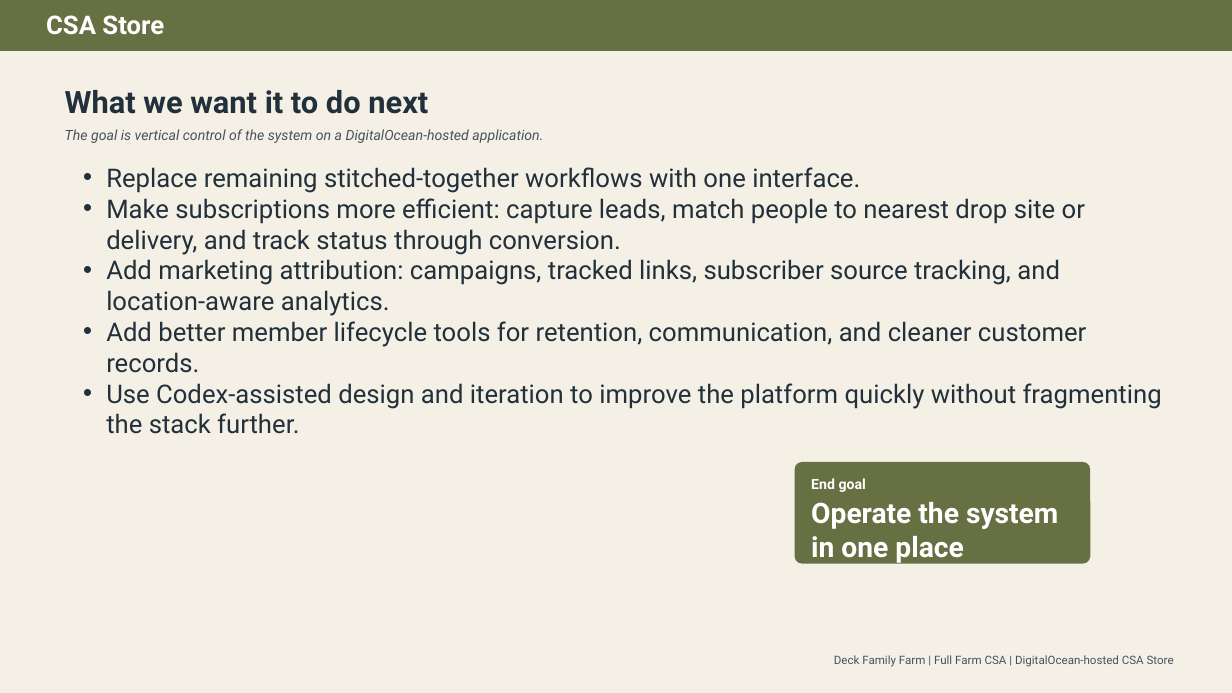
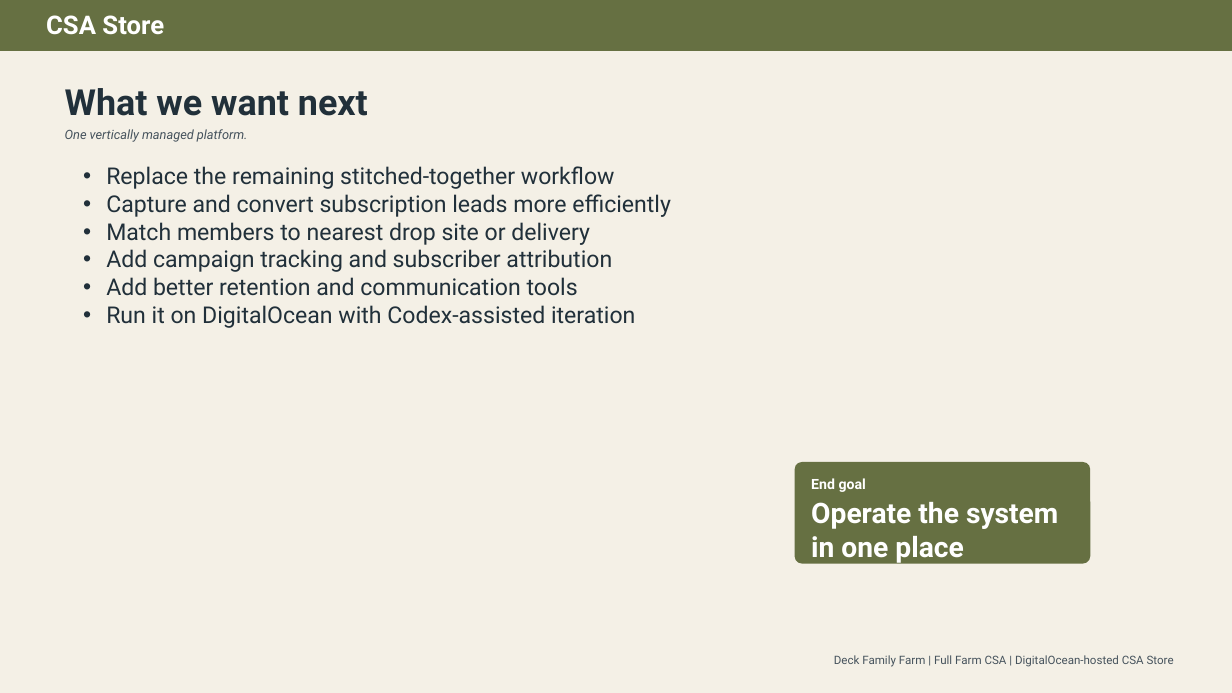
Before and after one commit to deckfamilyfarm/csa-store, a slide deck: slide 5 of docs/csa_store_application_overview_deck.pptx. Drawn at 1232x693 pixels with LibreOffice and Linux fonts; fonts in the diff are those of the drawing. Boxes give left, top, right and bottom in pixels: in the first picture for what was removed or moved away, otherwise in the second. Text is boxed around its words. In the diff, an @@ line names an element or a change of style, - is before the commit and + after.

Commit message:
updating slide deck

```diff
--- a/docs/csa_store_application_overview_deck.pptx
+++ b/docs/csa_store_application_overview_deck.pptx
@@ text at [65, 88, 368, 116]: text changed; size 24 to 28 pt @@
-What we want it to do next
+What we want next
@@ text at [65, 129, 248, 142]: text changed; size 11 to 10 pt @@
-The goal is vertical control of the system on a DigitalOcean-hosted application.
+One vertically managed platform.
@@ text at [106, 166, 671, 328]: text changed; size 20 to 18 pt @@
-• Replace remaining stitched-together workflows with one interface.
-• Make subscriptions more efficient: capture leads, match people to nearest drop site or delivery, and track status through conversion.
-• Add marketing attribution: campaigns, tracked links, subscriber source tracking, and location-aware analytics.
-• Add better member lifecycle tools for retention, communication, and cleaner customer records.
-• Use Codex-assisted design and iteration to improve the platform quickly without fragmenting the stack further.
+• Replace the remaining stitched-together workflow
+• Capture and convert subscription leads more efficiently
+• Match members to nearest drop site or delivery
+• Add campaign tracking and subscriber attribution
+• Add better retention and communication tools
+• Run it on DigitalOcean with Codex-assisted iteration
```
Also in this commit, not shown: 10 other slides changed, 1 other file.
